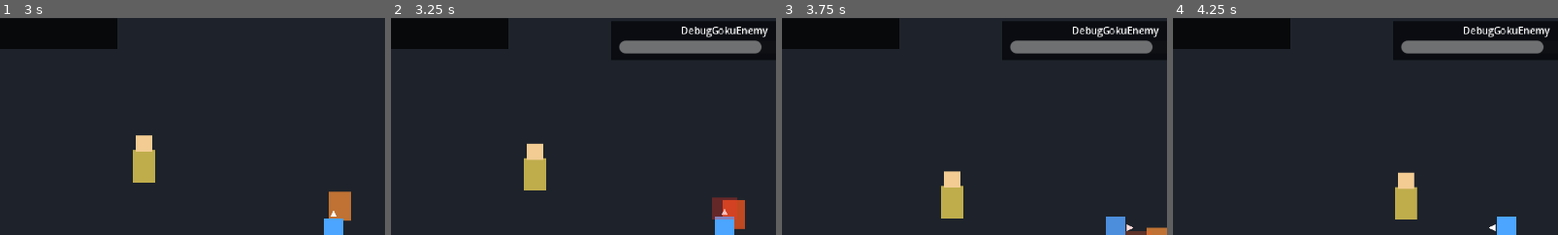
Above: before the commit, frames 1-4 (left to right).
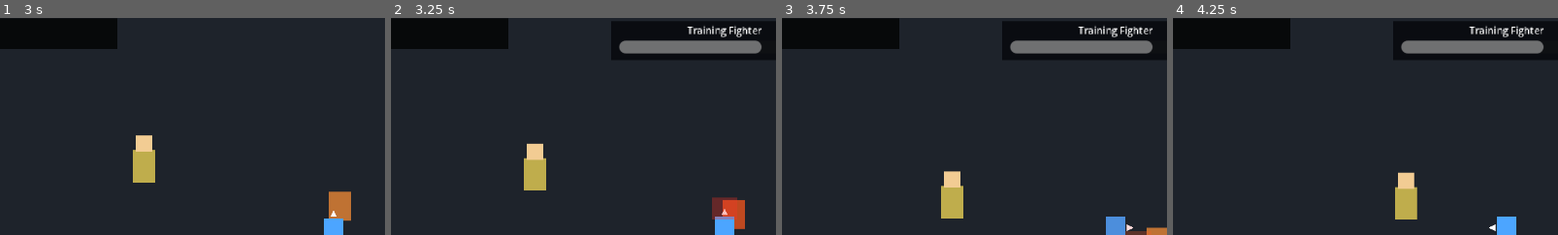
Above: after the commit, the same moments.

Repository: kikajima/dragonballsoullegacy
Game: Godot game, scene res://scenes/bootstrap/bootstrap.tscn
The game is run twice, just before and just after one commit, with the same random seed, the same clock (stepped at 60 frames per second) and the same inputs.
Inputs:
- Up to frame 1 (3 s): tap Enter (ui_accept) at 0.5, 0.77, 1.52, 2.75 s; hold D (move_right) 0.53-1.28 s; tap J (attack) at 0.6, 1.35, 2.3 s; hold S (move_down) 1.28-2.03 s; hold D (move_right) 2.03-2.78 s; hold Shift (block) 2.03-2.78 s; hold W (move_up) from 2.78 s (still down); tap L (charge_ki) at 2.85 s
- Up to frame 2 (3.25 s): keep holding W (move_up); tap Enter (ui_accept) at 3.02 s; tap J (attack) at 3.05 s
- Up to frame 3 (3.75 s): release W (move_up) at 3.53 s; hold A (move_left) from 3.53 s (still down); hold Space (dash) from 3.53 s (still down)
- Up to frame 4 (4.25 s): keep holding A (move_left); keep holding Space (dash); tap Enter (ui_accept) at 3.77 s; tap J (attack) at 3.8 s
The pictures show only the part of the screen within x 7-57%, y 2-52%; the shares and areas given below are measured in that part.

Frame 1 is identical in both runs. In frame 2, 0.6% of the frame differs, in the area x 75-98%, y 3-9%; in frame 3, 0.6%; in frame 4, 0.6%.

Commit message:
feat: improve enemy leash behavior and add physical loot drops

Diff:
--- a/actors/enemies/debug_goku_enemy.gd
+++ b/actors/enemies/debug_goku_enemy.gd
@@ -34,8 +34,19 @@
 @export var hurt_duration: float = 0.24
 
 @export var detection_range: float = 170.0
+@export var disengage_range: float = 220.0
+@export var leash_range: float = 260.0
+@export var return_home_tolerance: float = 3.0
 @export var attack_range: float = 25.0
 @export var attack_cooldown: float = 0.55
+
+@export var pickup_scene: PackedScene
+@export_range(0, 9999, 1)
+var min_zeni_drop: int = 8
+@export_range(0, 9999, 1)
+var max_zeni_drop: int = 18
+@export_range(0.0, 1.0, 0.01)
+var senzu_drop_chance: float = 0.10
 @export var respawn_for_debug: bool = true
 @export var respawn_delay: float = 1.2
 
@@ -96,8 +107,22 @@
 
 	var to_target := _target.global_position - global_position
 	var distance_to_target := to_target.length()
-
-	if distance_to_target > detection_range:
+	var distance_from_spawn: float = global_position.distance_to(
+		_spawn_position
+	)
+
+	if distance_from_spawn > leash_range:
+		_return_home()
+		return
+
+	if distance_to_target > disengage_range:
+		_return_home()
+		return
+
+	if (
+		distance_to_target > detection_range
+		and distance_from_spawn <= return_home_tolerance
+	):
 		_set_idle()
 		return
 
@@ -111,6 +136,10 @@
 		else:
 			state_machine.change_state(STATE_IDLE)
 			_play_current_animation()
+		return
+
+	if distance_to_target > detection_range:
+		_return_home()
 		return
 
 	state_machine.change_state(STATE_WALK)
@@ -150,6 +179,18 @@
 func _set_idle() -> void:
 	movement_component.stop(self)
 	state_machine.change_state(STATE_IDLE)
+	_play_current_animation()
+
+func _return_home() -> void:
+	var to_home: Vector2 = _spawn_position - global_position
+	if to_home.length() <= return_home_tolerance:
+		global_position = _spawn_position
+		_set_idle()
+		return
+
+	_update_facing_from_direction(to_home)
+	state_machine.change_state(STATE_WALK)
+	movement_component.move(self, to_home.normalized())
 	_play_current_animation()
 
 func _on_hit_received(_damage: int, source_position: Vector2) -> void:
@@ -192,6 +233,8 @@
 			1
 		)
 
+	_drop_loot()
+
 	var awarded_xp: int = 0
 	if is_instance_valid(_target):
 		awarded_xp = experience_reward_component.grant_to(_target)
@@ -220,6 +263,32 @@
 		_flash_tween.tween_callback(_reset_after_defeat)
 	else:
 		_flash_tween.tween_callback(queue_free)
+
+func _drop_loot() -> void:
+	if pickup_scene == null:
+		return
+
+	var minimum: int = maxi(min_zeni_drop, 0)
+	var maximum: int = maxi(max_zeni_drop, minimum)
+
+	if maximum > 0:
+		var zeni_drop := pickup_scene.instantiate() as PickupActor
+		if zeni_drop != null:
+			get_parent().add_child(zeni_drop)
+			zeni_drop.global_position = global_position + Vector2(-6.0, 0.0)
+			zeni_drop.configure_currency(
+				randi_range(maxi(minimum, 1), maximum)
+			)
+
+	if randf() <= clampf(senzu_drop_chance, 0.0, 1.0):
+		var item_drop := pickup_scene.instantiate() as PickupActor
+		if item_drop != null:
+			get_parent().add_child(item_drop)
+			item_drop.global_position = global_position + Vector2(6.0, 0.0)
+			item_drop.configure_item(&"senzu_bean", 1)
+
+func get_display_name() -> String:
+	return "Training Fighter"
 
 func _show_defeated_pose() -> void:
 	if sprite.sprite_frames == null:
